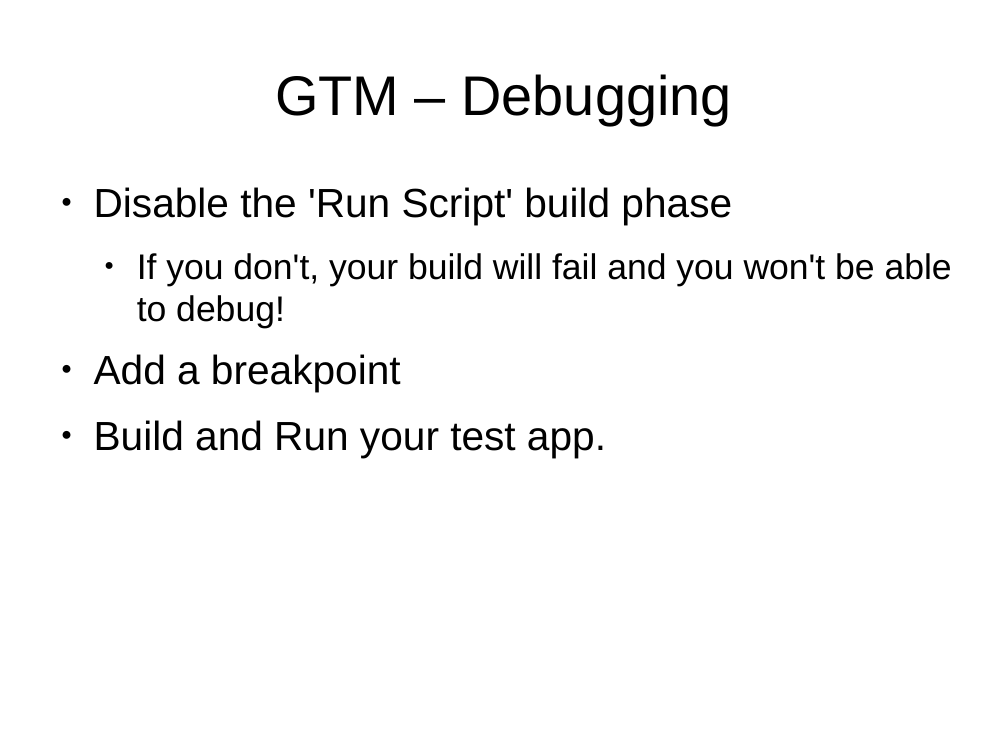
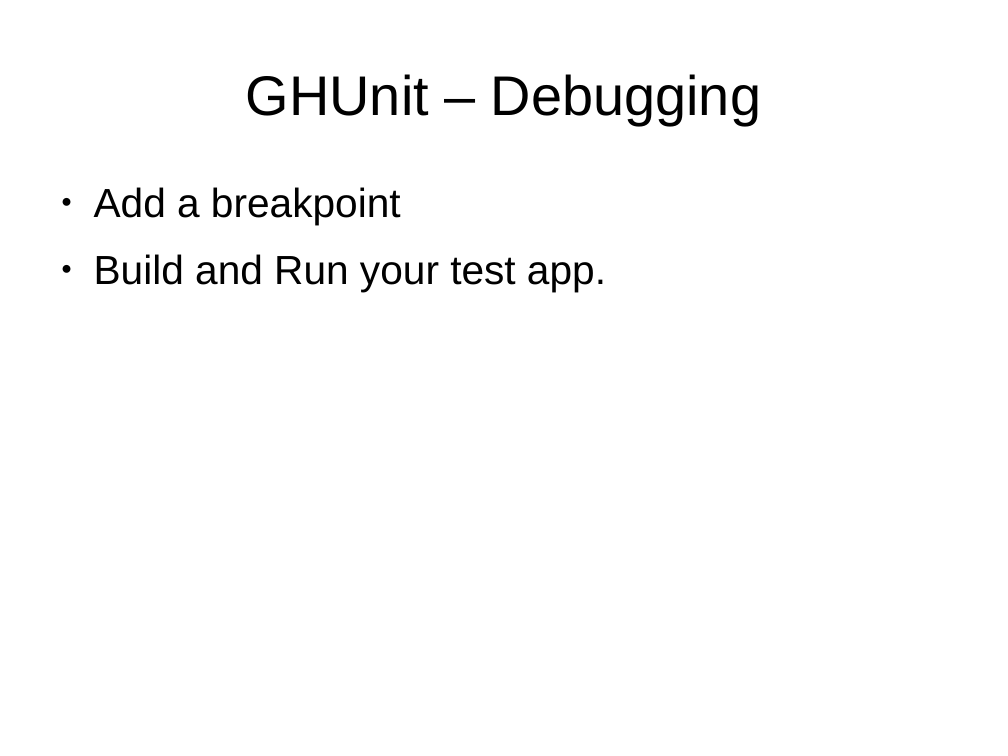
Before and after one commit to StlMobileDev/iPhone-Testing, a slide deck: slide 28 of Testing-Testing-iOS.odp. Drawn at 1008x756 pixels with LibreOffice and Linux fonts; fonts in the diff are those of the drawing. Boxes give left, top, right and bottom in pixels: in the first picture for what was removed or moved away, otherwise in the second. Text is boxed around its words. In the diff, an @@ line names an element or a change of style, - is before the commit and + after.

Commit message:
Finished GHUnit section.

```diff
--- a/Testing-Testing-iOS.odp
+++ b/Testing-Testing-iOS.odp
@@ title at box(246, 74, 761, 125): text changed @@
-GTM – Debugging
+GHUnit – Debugging
@@ text at box(94, 187, 952, 329): paragraphs removed @@
-● Disable the 'Run Script' build phase
-  ● If you don't, your build will fail and you won't be able to debug!
```
Also in this commit, not shown: 6 other slides changed, 1 other file.
